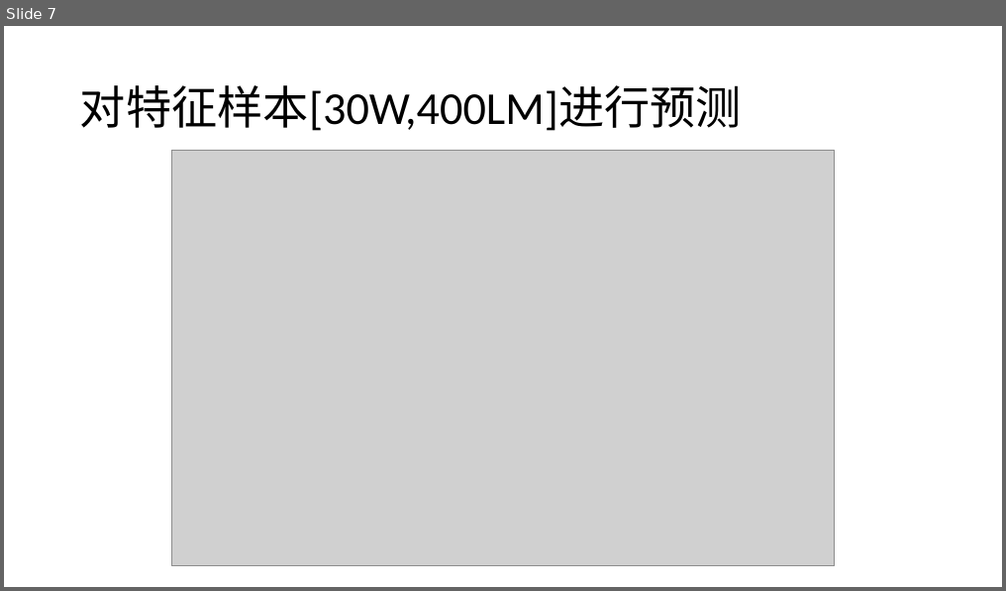
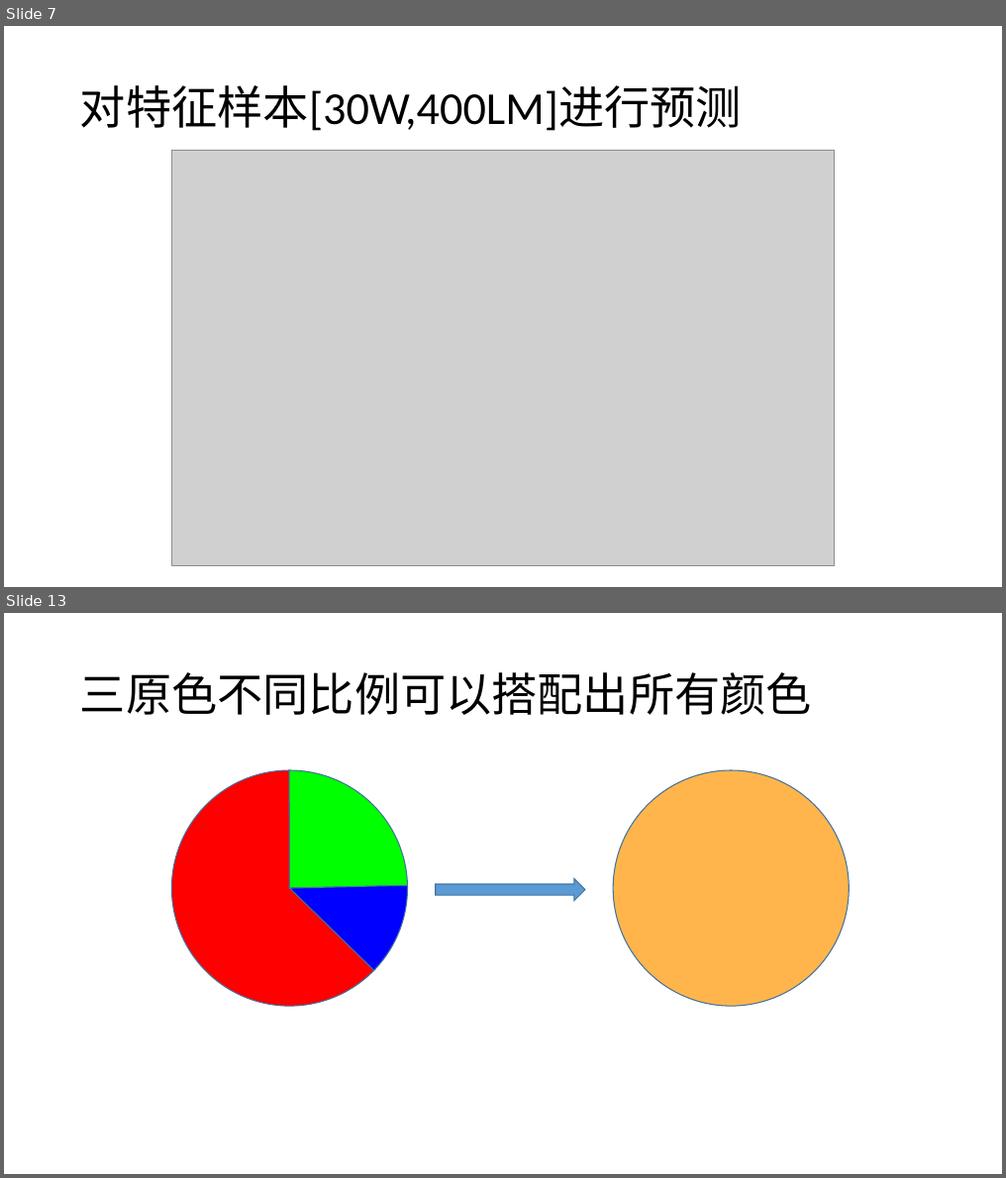
Before and after one commit to plter/HandwriteRecognizerCourse, a slide deck: 机器学习之手写识别.pptx. Shown one above the other, each under a label of ours: slide 7 before the commit, slides 7 and 13 after it; the slides between them are not shown. The pictures are 1006x591 and 1006x1178 pixels, drawn with LibreOffice and Linux fonts; fonts in the diff are those of the drawing; grey boxes stand for pictures. Boxes give left, top, right and bottom in pixels: in the first picture for what was removed or moved away, otherwise in the second. Text is boxed around its words. In the diff, an @@ line names an element or a change of style, - is before the commit and + after.

```diff
--- a/机器学习之手写识别.pptx
+++ b/机器学习之手写识别.pptx
@@ slide 13 added at <box>4,613,1002,1174</box>, background #FFFFFF @@
@@ title added at <box>80,672,812,715</box>, 44 pt, text #000000 @@
+三原色不同比例可以搭配出所有颜色
@@ pie slice (boxed as its full ellipse) added at <box>171,770,408,1006</box>, fill #FF0000, outline #43739E 1 pt @@
@@ pie slice (boxed as its full ellipse) added at <box>171,770,408,1006</box>, fill #00FF00, outline #43739E 1 pt @@
@@ pie slice (boxed as its full ellipse) added at <box>171,770,408,1006</box>, fill #0000FF, outline #43739E 1 pt @@
@@ ellipse added at <box>614,770,849,1006</box>, fill #FFB54C, outline #43739E 1 pt @@
@@ right arrow added at <box>436,878,585,900</box>, fill #5B9BD5, outline #43739E 1 pt @@
```
Also in this commit, not shown: 9 other slides added, 9 other files.
